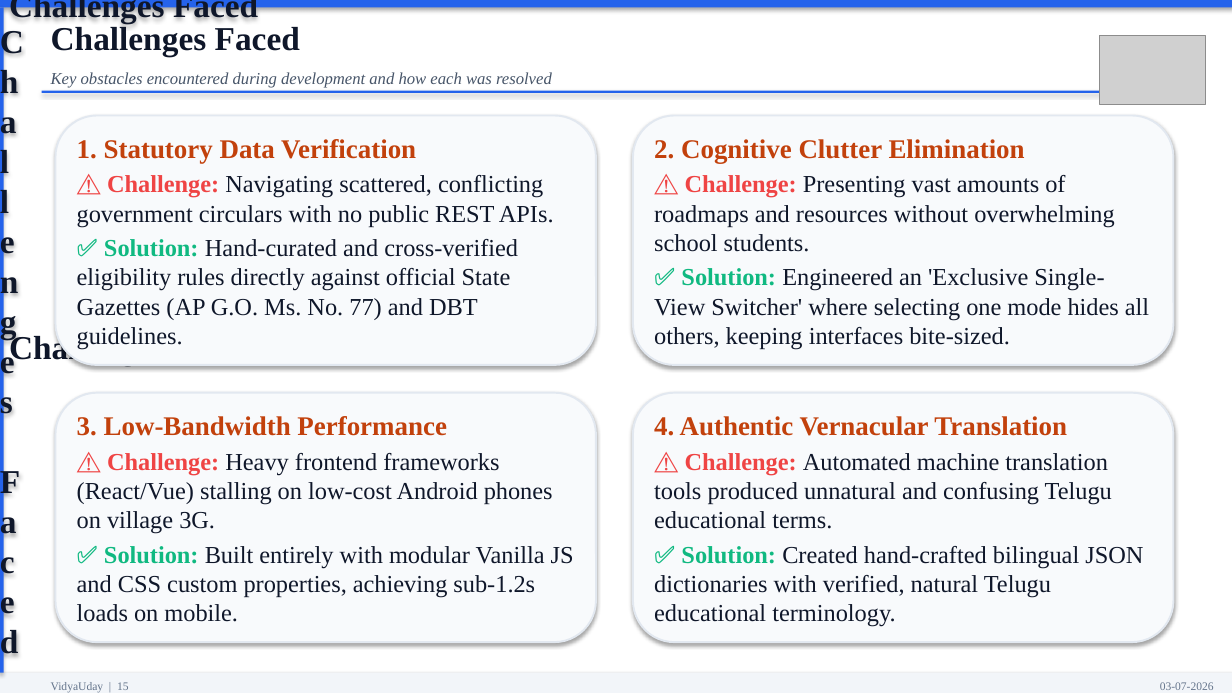
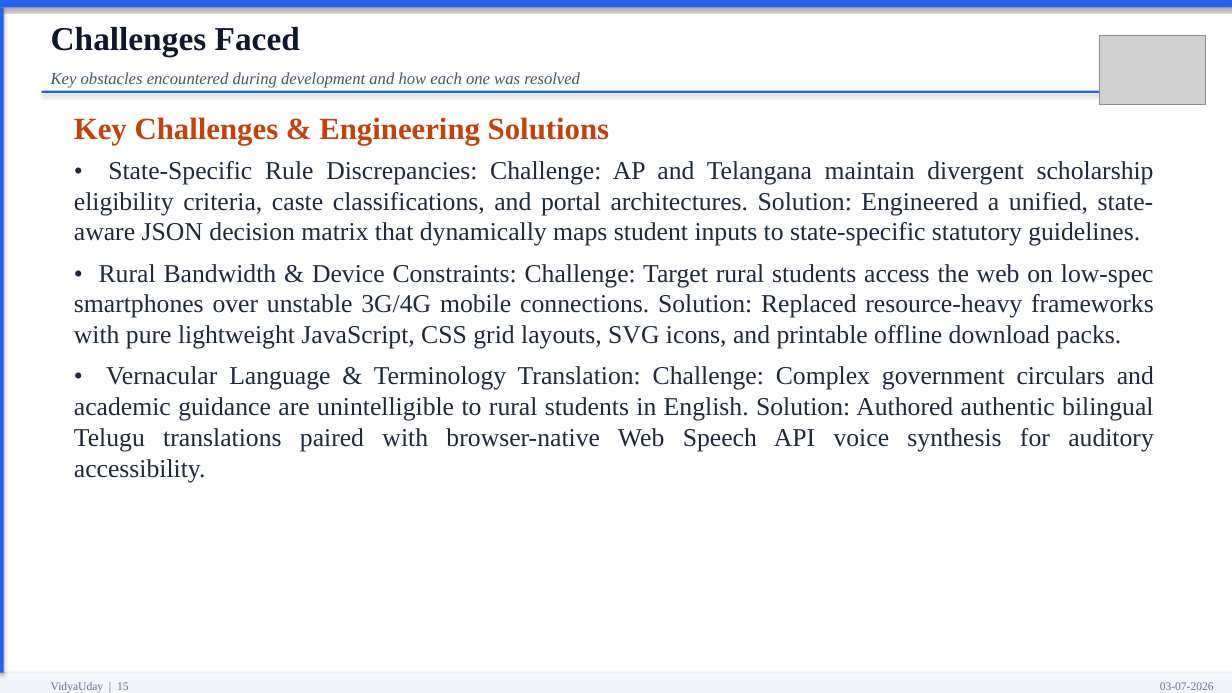
Before and after one commit to ramanakalisetty638-web/VidyaUday, a slide deck: slide 15 of VidyaUday_Official_Review_Presentation.pptx. Drawn at 1232x693 pixels with LibreOffice and Linux fonts; fonts in the diff are those of the drawing; grey boxes stand for pictures. Boxes give left, top, right and bottom in pixels: in the first picture for what was removed or moved away, otherwise in the second. Text is boxed around its words. In the diff, an @@ line names an element or a change of style, - is before the commit and + after.

Commit message:
Fix PPT: eliminate duplicate text, align and justify all slides, clean template borders, 4 screenshots grid

```diff
--- a/VidyaUday_Official_Review_Presentation.pptx
+++ b/VidyaUday_Official_Review_Presentation.pptx
@@ text in rectangle at <box>0,0,1232,693</box>: text removed @@
-Challenges Faced
@@ text in rectangle at <box>9,0,258,23</box>: text removed @@
-Challenges Faced
@@ text "Challenges Faced" at <box>51,27,300,57</box>: less space between paragraphs @@
@@ text in rectangle at <box>51,24,300,57</box>: text removed @@
-Challenges Faced
@@ text at <box>51,72,580,87</box>: text changed @@
-Key obstacles encountered during development and how each was resolved
+Key obstacles encountered during development and how each one was resolved
@@ rounded rectangle removed at <box>55,116,596,365</box> @@
-1. Statutory Data Verification
-⚠ Challenge: Navigating scattered, conflicting government circulars with no public REST APIs.
-✅ Solution: Hand-curated and cross-verified eligibility rules directly against official State Gazettes (AP G.O. Ms. No. 77) and DBT guidelines.
@@ text added at <box>74,117,1154,482</box>, 20 pt, text #1E293B @@
+Key Challenges & Engineering Solutions
+• State-Specific Rule Discrepancies: Challenge: AP and Telangana maintain divergent scholarship eligibility criteria, caste classifications, and portal architectures. Solution: Engineered a unified, state-aware JSON decision matrix that dynamically maps student inputs to state-specific statutory guidelines.
+• Rural Bandwidth & Device Constraints: Challenge: Target rural students access the web on low-spec smartphones over unstable 3G/4G mobile connections. Solution: Replaced resource-heavy frameworks with pure lightweight JavaScript, CSS grid layouts, SVG icons, and printable offline download packs.
+• Vernacular Language & Terminology Translation: Challenge: Complex government circulars and academic guidance are unintelligible to rural students in English. Solution: Authored authentic bilingual Telugu translations paired with browser-native Web Speech API voice synthesis for auditory accessibility.
@@ rounded rectangle removed at <box>633,116,1174,365</box> @@
-2. Cognitive Clutter Elimination
-⚠ Challenge: Presenting vast amounts of roadmaps and resources without overwhelming school students.
-✅ Solution: Engineered an 'Exclusive Single-View Switcher' where selecting one mode hides all others, keeping interfaces bite-sized.
@@ rounded rectangle removed at <box>55,393,596,642</box> @@
-3. Low-Bandwidth Performance
-⚠ Challenge: Heavy frontend frameworks (React/Vue) stalling on low-cost Android phones on village 3G.
-✅ Solution: Built entirely with modular Vanilla JS and CSS custom properties, achieving sub-1.2s loads on mobile.
@@ rounded rectangle removed at <box>633,393,1174,642</box> @@
-4. Authentic Vernacular Translation
-⚠ Challenge: Automated machine translation tools produced unnatural and confusing Telugu educational terms.
-✅ Solution: Created hand-crafted bilingual JSON dictionaries with verified, natural Telugu educational terminology.
```
Also in this commit, not shown: 15 other slides changed, 1 slide added, 1 slide removed, 1 other file.
